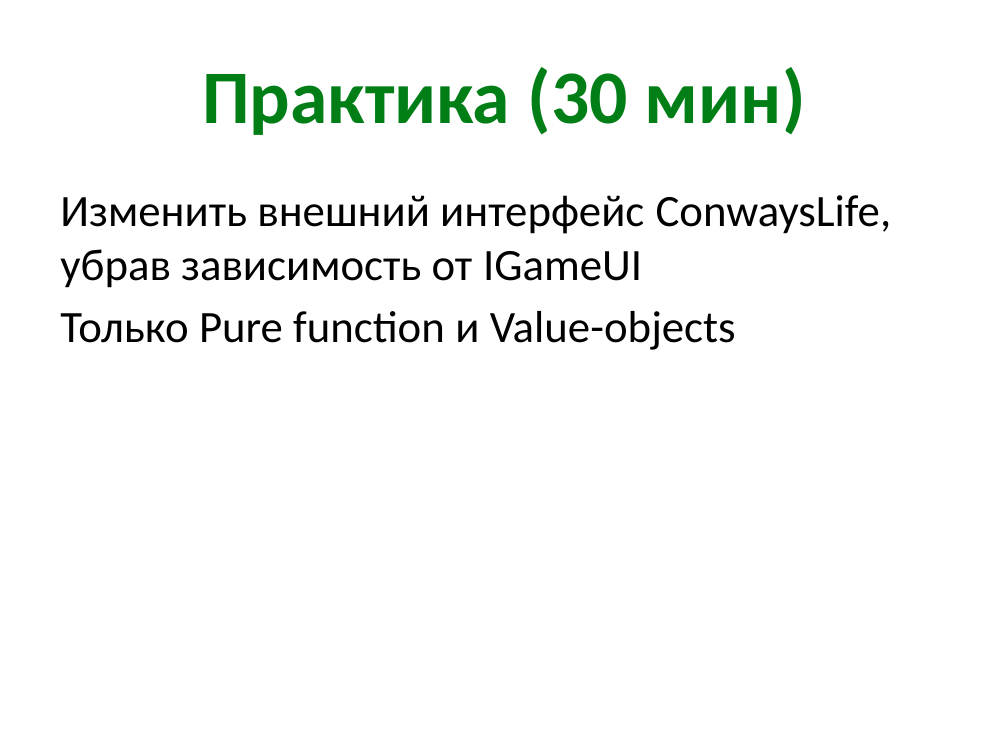
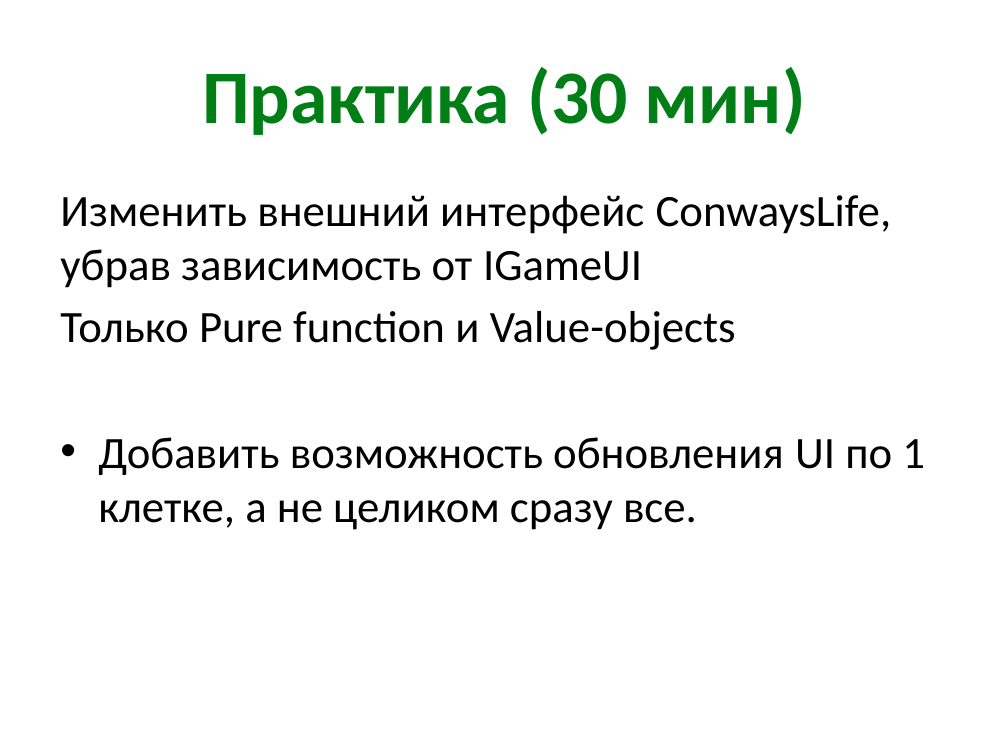
Before and after one commit to xoposhiy/testing-course, a slide deck: slide 23 of day2.pptx. Drawn at 1008x756 pixels with LibreOffice and Linux fonts; fonts in the diff are those of the drawing. Boxes give left, top, right and bottom in pixels: in the first picture for what was removed or moved away, otherwise in the second. Text is boxed around its words. In the diff, an @@ line names an element or a change of style, - is before the commit and + after.

```diff
--- a/day2.pptx
+++ b/day2.pptx
@@ text at (x1=98, y1=437, x2=925, y2=530): paragraph added @@
+• Добавить возможность обновления UI по 1 клетке, а не целиком сразу все.
```
Also in this commit, not shown: 4 other files.
